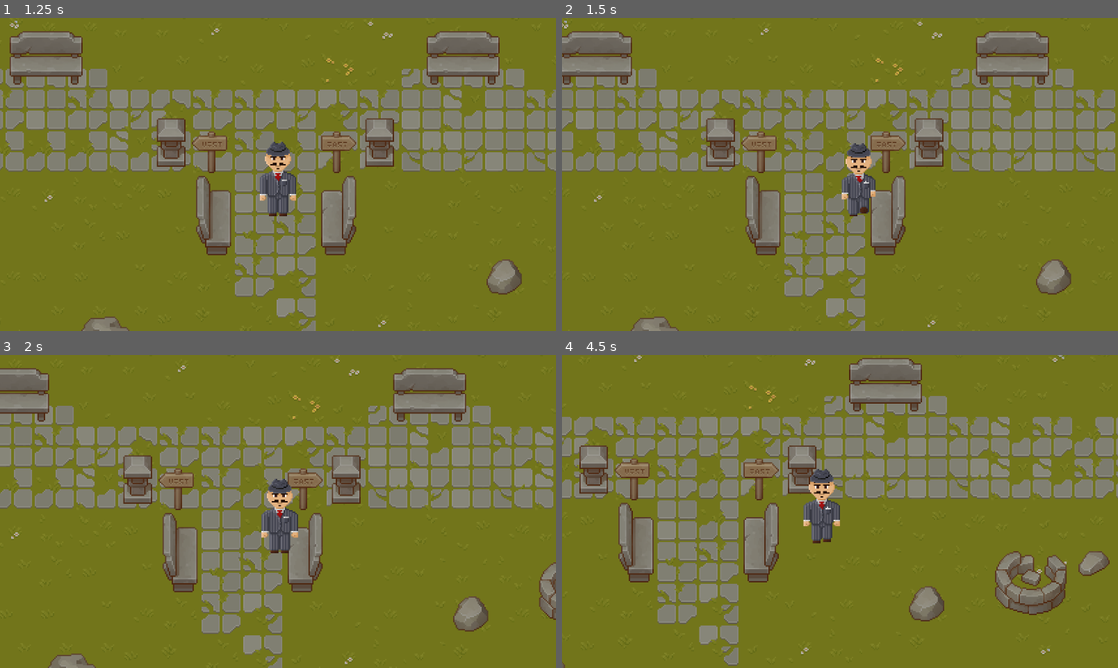
Above: before the commit, frames 1-4 (two rows, left to right).
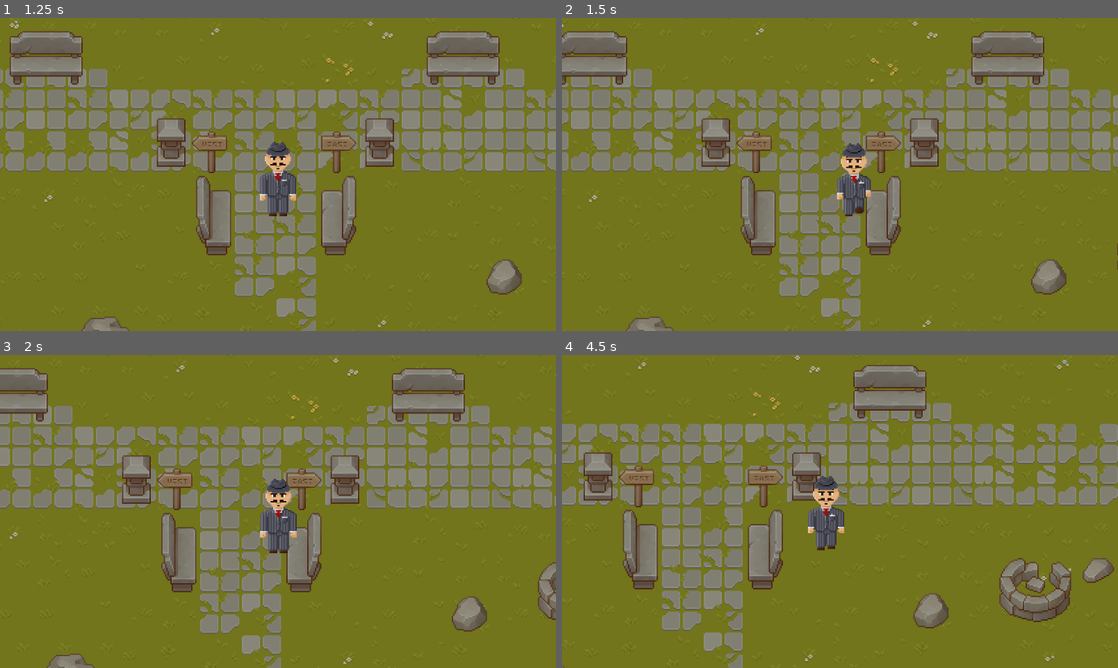
Above: after the commit, the same moments.

Repository: Goldstar32/TMMGame
Game: Godot game, scene res://Scenes/Menus/main_menu.tscn
Two runs of this game, one before a commit and one after it. Both use one fixed random seed, a clock stepped at 60 frames per second and the inputs below.
Inputs:
- Up to frame 1 (1.25 s): click "Start Game" at 0.5 s
- Up to frame 2 (1.5 s): hold D (right) from 1.28 s (still down)
- Up to frame 3 (2 s): keep holding D (right)
- Up to frame 4 (4.5 s): release D (right) at 2.03 s; hold S (down) 2.03-2.78 s; hold D (right) 2.78-3.53 s; hold W (up) 3.53-4.28 s; hold A (left) from 4.28 s (still down)

Frame 1 is identical in both runs. In frame 2, 16% of the frame differs, in the area x 0-100%, y 0-100%; in frame 3, 6.9%; in frame 4, 27%.

Commit message:
Smoothing level hightened

Diff:
--- a/Scenes/Testing/test_level.tscn
+++ b/Scenes/Testing/test_level.tscn
@@ -504,3 +504,4 @@
 position = Vector2(0, -32)
 zoom = Vector2(3, 3)
 position_smoothing_enabled = true
+position_smoothing_speed = 8.0
